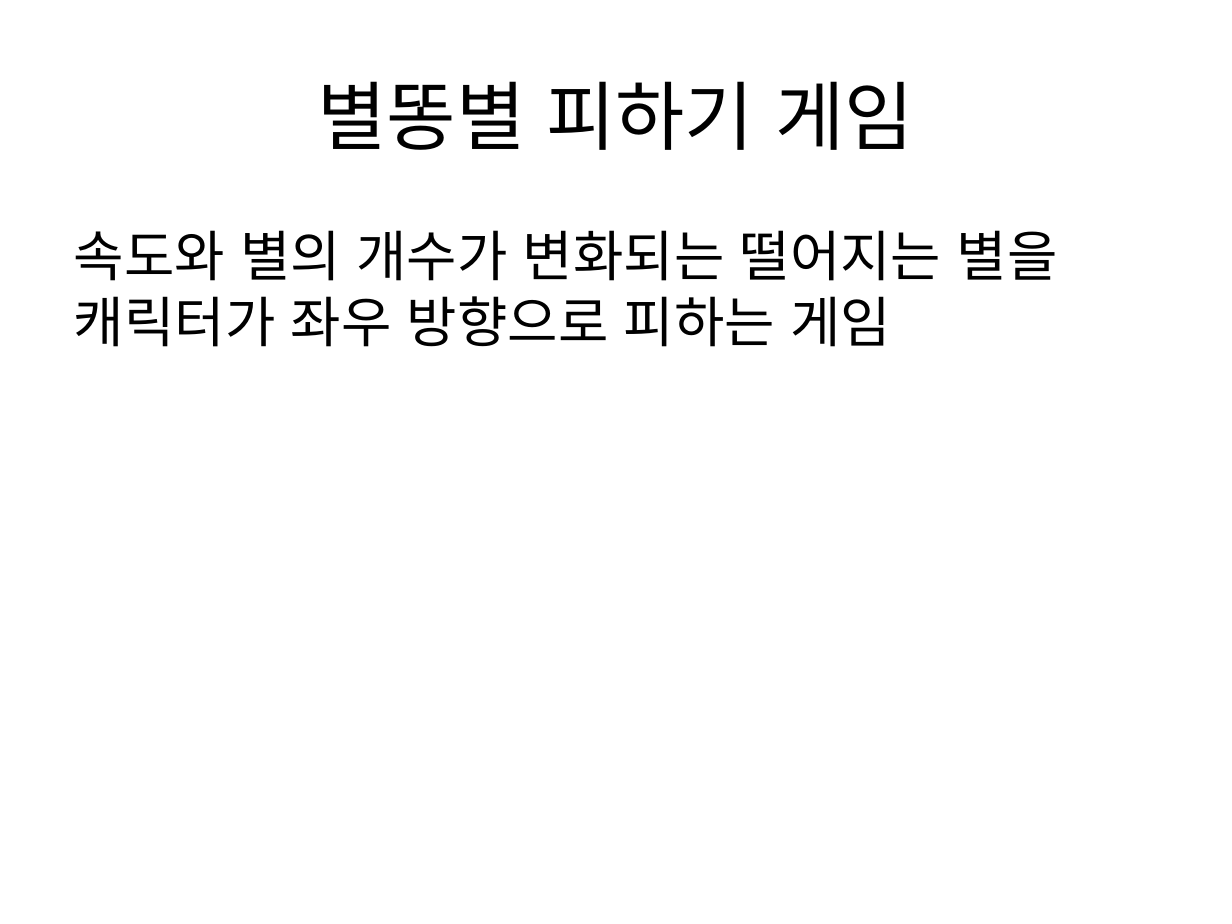
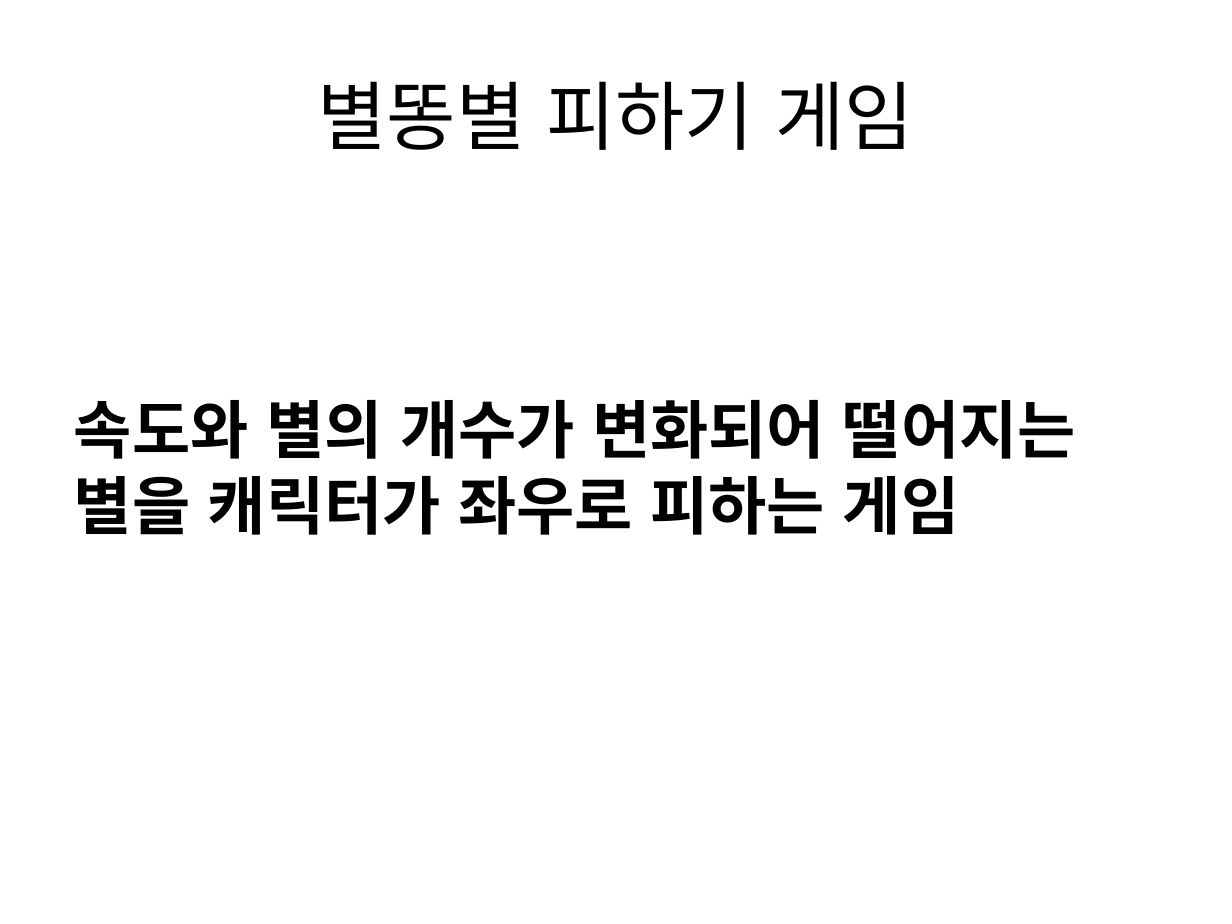
Before and after one commit to wkrehd/c, a slide deck: slide 1 of hellow world만들기/별똥별피하기게임/별똥별 피하기 게임.pptx. Drawn at 1232x924 pixels with LibreOffice and Linux fonts; fonts in the diff are those of the drawing. Boxes give left, top, right and bottom in pixels: in the first picture for what was removed or moved away, otherwise in the second. Text is boxed around its words. In the diff, an @@ line names an element or a change of style, - is before the commit and + after.

```diff
--- a/hellow world만들기/별똥별피하기게임/별똥별 피하기 게임.pptx
+++ b/hellow world만들기/별똥별피하기게임/별똥별 피하기 게임.pptx
@@ text at (74,400,1076,535): text changed; size 32 to 37 pt; bold on @@
-속도와 별의 개수가 변화되는 떨어지는 별을 캐릭터가 좌우 방향으로 피하는 게임
+속도와 별의 개수가 변화되어 떨어지는 별을 캐릭터가 좌우로 피하는 게임
```
Also in this commit, not shown: 1 other slide changed, 3 slides added, 1 slide removed, 6 other files.
